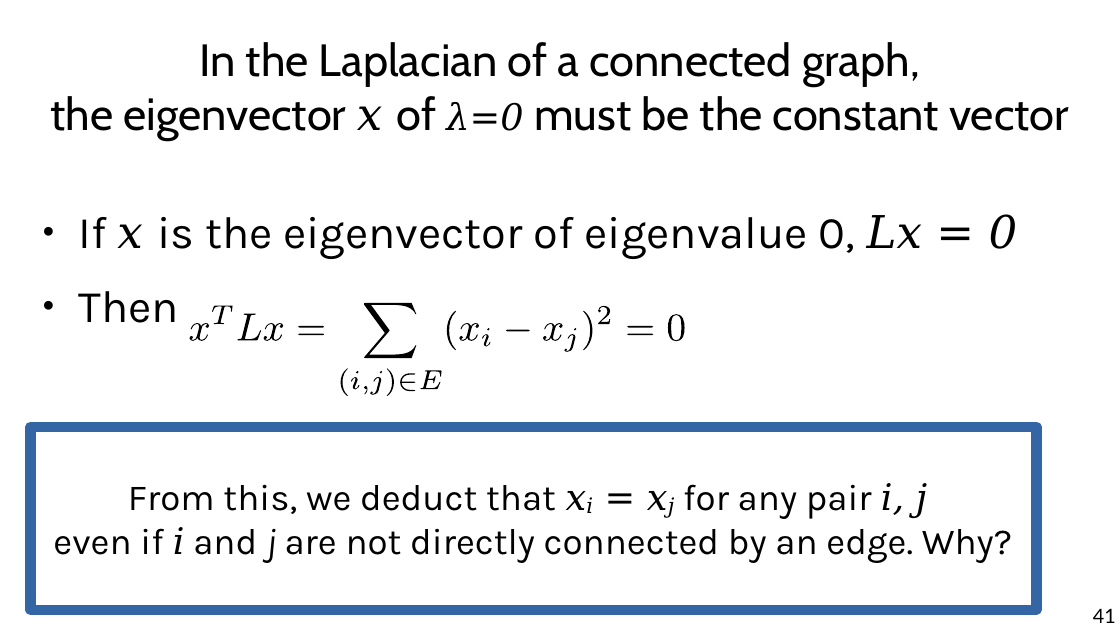
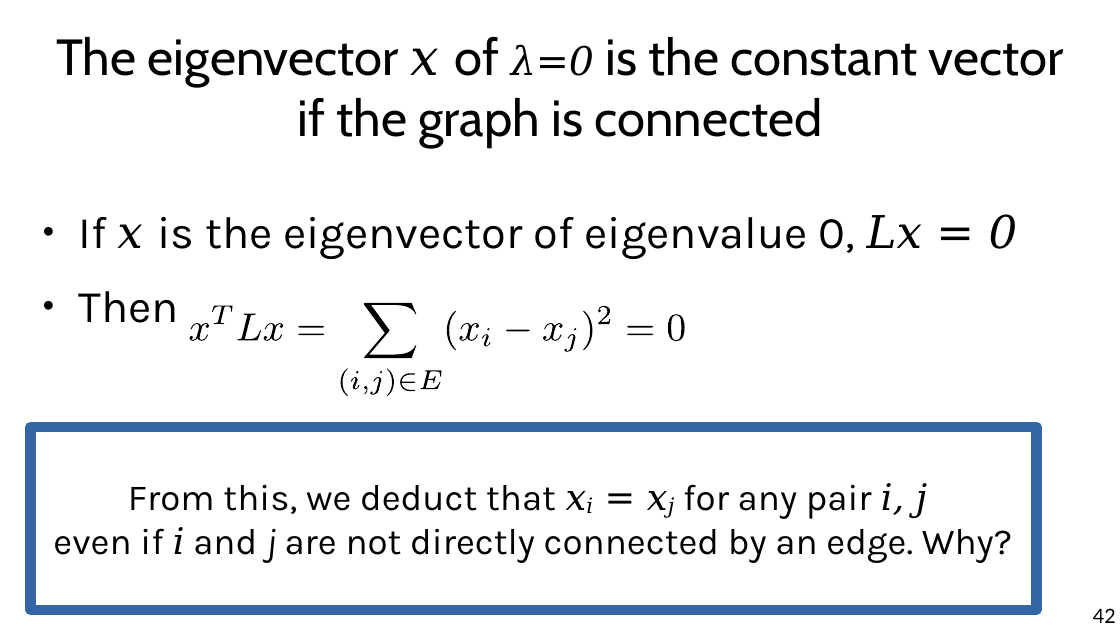
Before and after one commit to chatox/networks-science-course, a slide deck: slide 42 of theory/odp/tt22-spectral_graph_embedding.odp (slide 41 before the commit). Drawn at 1120x630 pixels with LibreOffice and Linux fonts; fonts in the diff are those of the drawing. Boxes give left, top, right and bottom in pixels: in the first picture for what was removed or moved away, otherwise in the second. Text is boxed around its words. In the diff, an @@ line names an element or a change of style, - is before the commit and + after.

```diff
--- a/theory/odp/tt22-spectral_graph_embedding.odp
+++ b/theory/odp/tt22-spectral_graph_embedding.odp
@@ title at (x1=56, y1=37, x2=1064, y2=148): text changed; size 32 to 36 pt @@
-In the Laplacian of a connected graph,
-the eigenvector x of λ=0 must be the constant vector
+The eigenvector x of λ=0 is the constant vector
+if the graph is connected
@@ page number at (x1=1093, y1=608, x2=1116, y2=623): text changed @@
-41
+42
```
Also in this commit, not shown: 31 other slides changed, 3 slides added, 1 slide removed, 1 other file.
